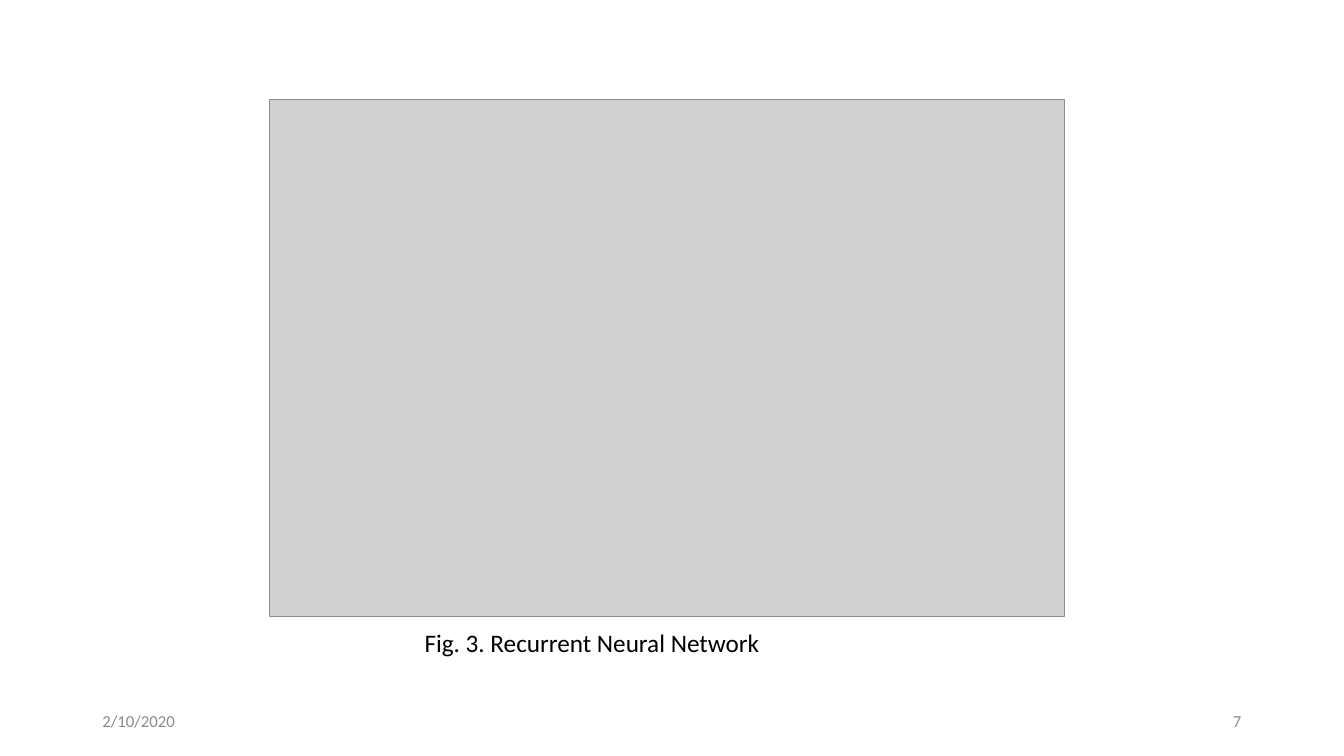
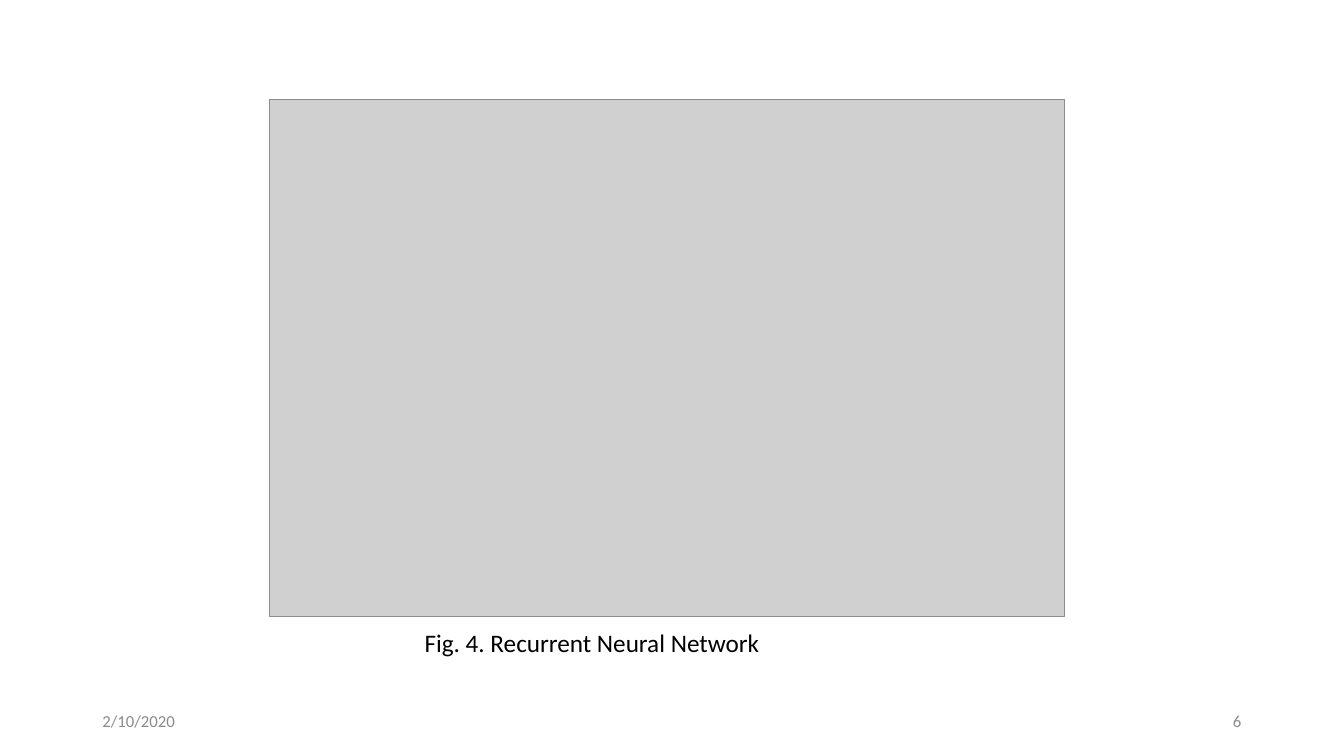
Before and after one commit to svec-final-year-project-eee/Project, a slide deck: slide 6 of Reviews/second review/Second Oral Presentation.pptx (slide 7 before the commit). Drawn at 1344x756 pixels with LibreOffice and Linux fonts; fonts in the diff are those of the drawing; grey boxes stand for pictures. Boxes give left, top, right and bottom in pixels: in the first picture for what was removed or moved away, otherwise in the second. Text is boxed around its words. In the diff, an @@ line names an element or a change of style, - is before the commit and + after.

```diff
--- a/Reviews/second review/Second Oral Presentation.pptx
+++ b/Reviews/second review/Second Oral Presentation.pptx
@@ text at [425,634,759,657]: text changed @@
-Fig. 3. Recurrent Neural Network
+Fig. 4. Recurrent Neural Network
@@ page number at [1233,716,1241,727]: text changed @@
-7
+6
```
Also in this commit, not shown: 10 other slides changed, 2 slides added, 1 slide removed, 1 other file.
